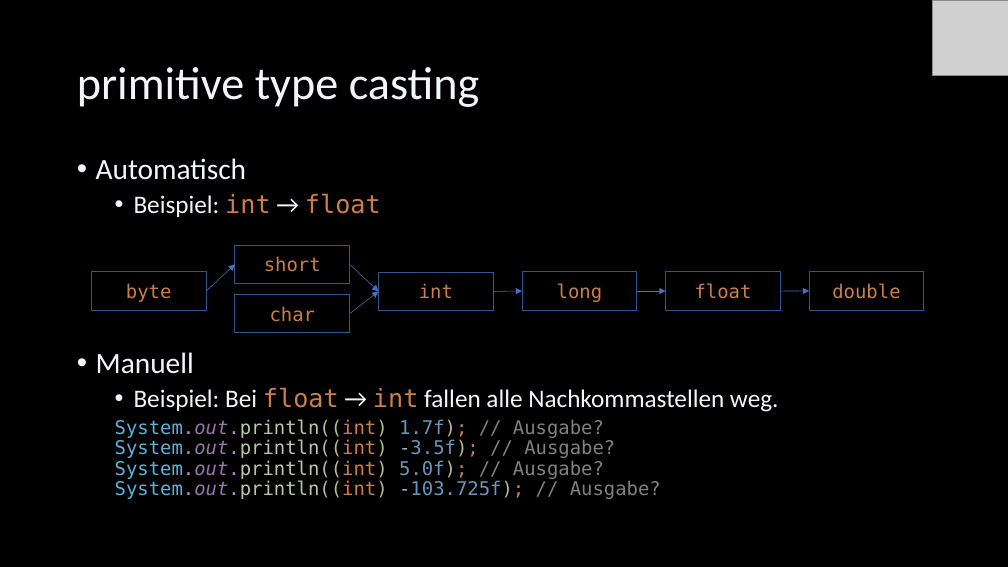
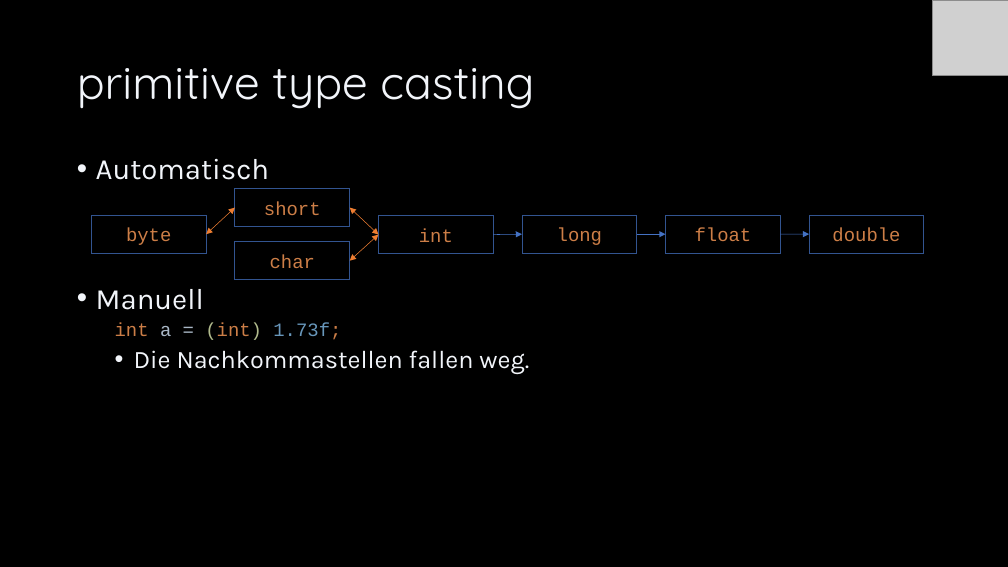
Before and after one commit to Cactusroot/Java, a slide deck: slide 12 of src/Java.pptx (slide 11 before the commit). Drawn at 1008x567 pixels with LibreOffice and Linux fonts; fonts in the diff are those of the drawing; grey boxes stand for pictures. Boxes give left, top, right and bottom in pixels: in the first picture for what was removed or moved away, otherwise in the second. Text is boxed around its words. In the diff, an @@ line names an element or a change of style, - is before the commit and + after.

```diff
--- a/src/Java.pptx
+++ b/src/Java.pptx
@@ title "primitive type casting" at [77, 68, 534, 109]: font Calibri to Quicksand @@
@@ text at [96, 159, 269, 310]: font Calibri to Karla in "Automatisch", "Manuell" @@
@@ text at [134, 193, 381, 217]: paragraph removed @@
-  • Beispiel: int → float
@@ 7 rectangles, 3 arrows, 1 double arrow: place and size @@
-7 rectangles, 3 arrows, 1 double arrow at [91, 245, 924, 333]
+7 rectangles, 3 arrows, 1 double arrow at [91, 188, 924, 281]
@@ arrow (206, 234) - (235, 208): arrow to double arrow; stroke #4472C4 0.5 pt to #ED7D31 0.5 pt @@
@@ arrow moved from (350, 314) - (379, 291) to (350, 208) - (379, 234) @@
@@ arrow (350, 208) - (379, 234): arrow to double arrow; stroke #4472C4 0.5 pt to #ED7D31 0.5 pt @@
@@ arrow moved from (350, 265) - (379, 291) to (350, 261) - (379, 234) @@
@@ arrow (350, 261) - (379, 234): arrow to double arrow; stroke #4472C4 0.5 pt to #ED7D31 0.5 pt @@
@@ font DejaVu Sans Mono to Courier New in 7 elements at [235, 242, 350, 281], [91, 216, 206, 254], [235, 188, 350, 227], [379, 216, 494, 254], [523, 216, 637, 254], [665, 216, 780, 254], [809, 215, 924, 253] @@
@@ text at [115, 323, 529, 374]: text changed; size 18 to 24 pt; font DejaVu Sans Mono to Karla @@
-  • Beispiel: Bei float → int fallen alle Nachkommastellen weg.
-  System.out.println((int) 1.7f); // Ausgabe?
-  System.out.println((int) -3.5f); // Ausgabe?
-  System.out.println((int) 5.0f); // Ausgabe?
-  System.out.println((int) -103.725f); // Ausgabe?
+  int a = (int) 1.73f;
+  • Die Nachkommastellen fallen weg.
```
Also in this commit, not shown: 98 other slides changed, 4 slides added, 5 other files.
